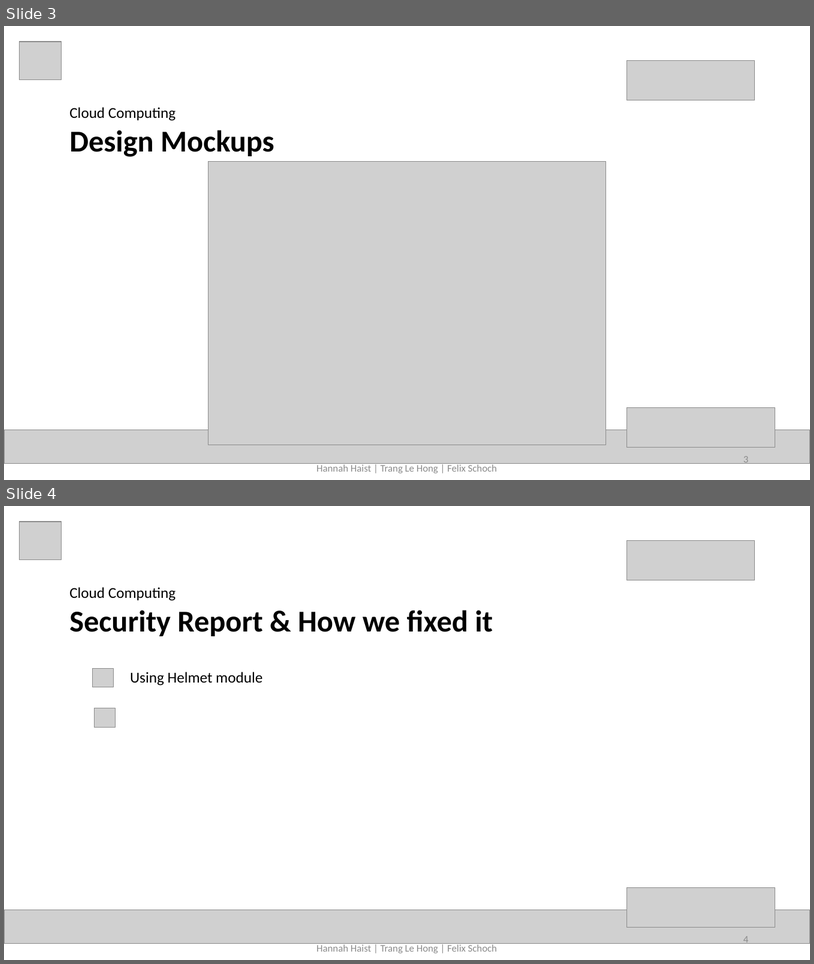
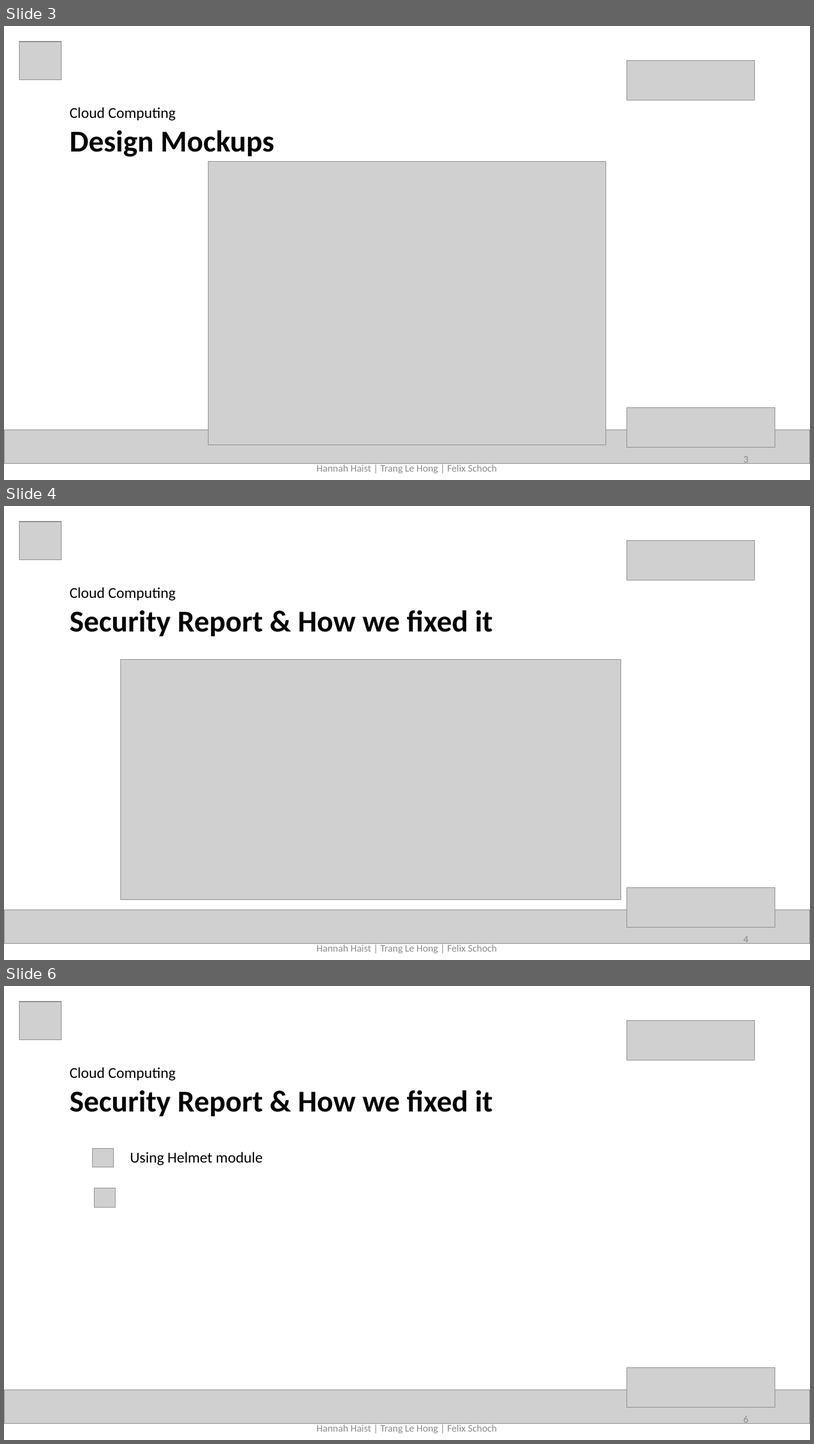
Before and after one commit to lehongtrang272/cloud_computing, a slide deck: presentation/cloud computing presentation2.pptx. Shown one above the other, each under a label of ours: slides 3 and 4 before the commit, slides 3, 4 and 6 after it; the slides between them are not shown. The pictures are 814x964 and 814x1444 pixels, drawn with LibreOffice and Linux fonts; fonts in the diff are those of the drawing; grey boxes stand for pictures. Boxes give left, top, right and bottom in pixels: in the first picture for what was removed or moved away, otherwise in the second. Text is boxed around its words. In the diff, an @@ line names an element or a change of style, - is before the commit and + after.

```diff
--- a/presentation/cloud computing presentation2.pptx
+++ b/presentation/cloud computing presentation2.pptx
@@ slide 4 added at (4, 506, 810, 960), background #FFFFFF @@
@@ picture added at (20, 522, 62, 560) @@
@@ picture added at (627, 540, 755, 580) @@
@@ text added at (69, 587, 493, 636), 36 pt, text #000000, bold @@
+Cloud Computing
+Security Report & How we fixed it
@@ picture added at (121, 659, 621, 899) @@
@@ picture added at (627, 888, 776, 927) @@
@@ picture added at (4, 910, 810, 943) @@
@@ page number added at (744, 936, 749, 945), 12 pt, text #8C8C8C @@
+4
@@ text added at (317, 943, 497, 953), 12 pt, text #8C8C8C @@
+Hannah Haist | Trang Le Hong | Felix Schoch
@@ what was slide 4 is now slide 6 @@
@@ page number at (744, 1416, 749, 1425): text changed @@
-4
+6
```
Also in this commit, not shown: 1 other slide added.
